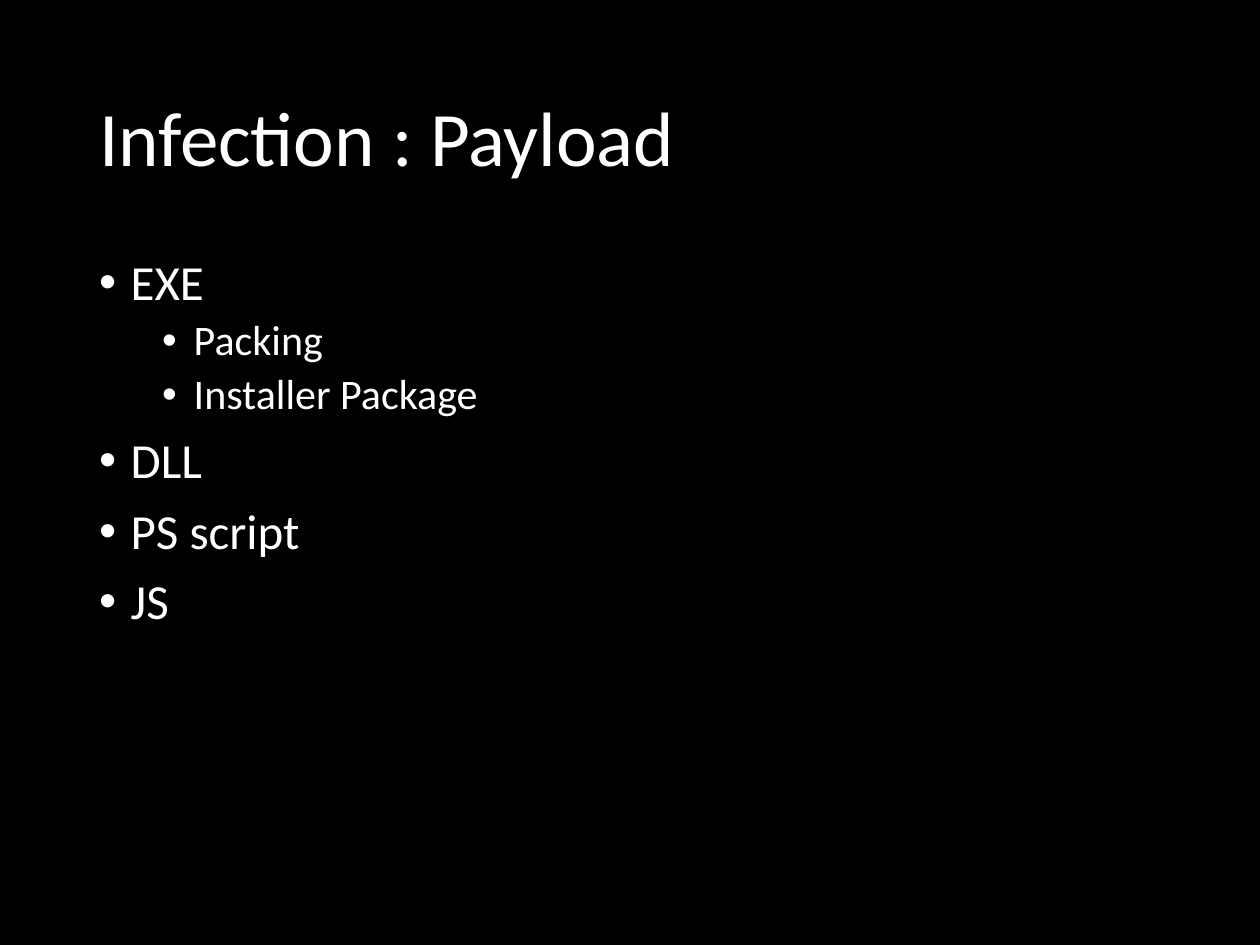
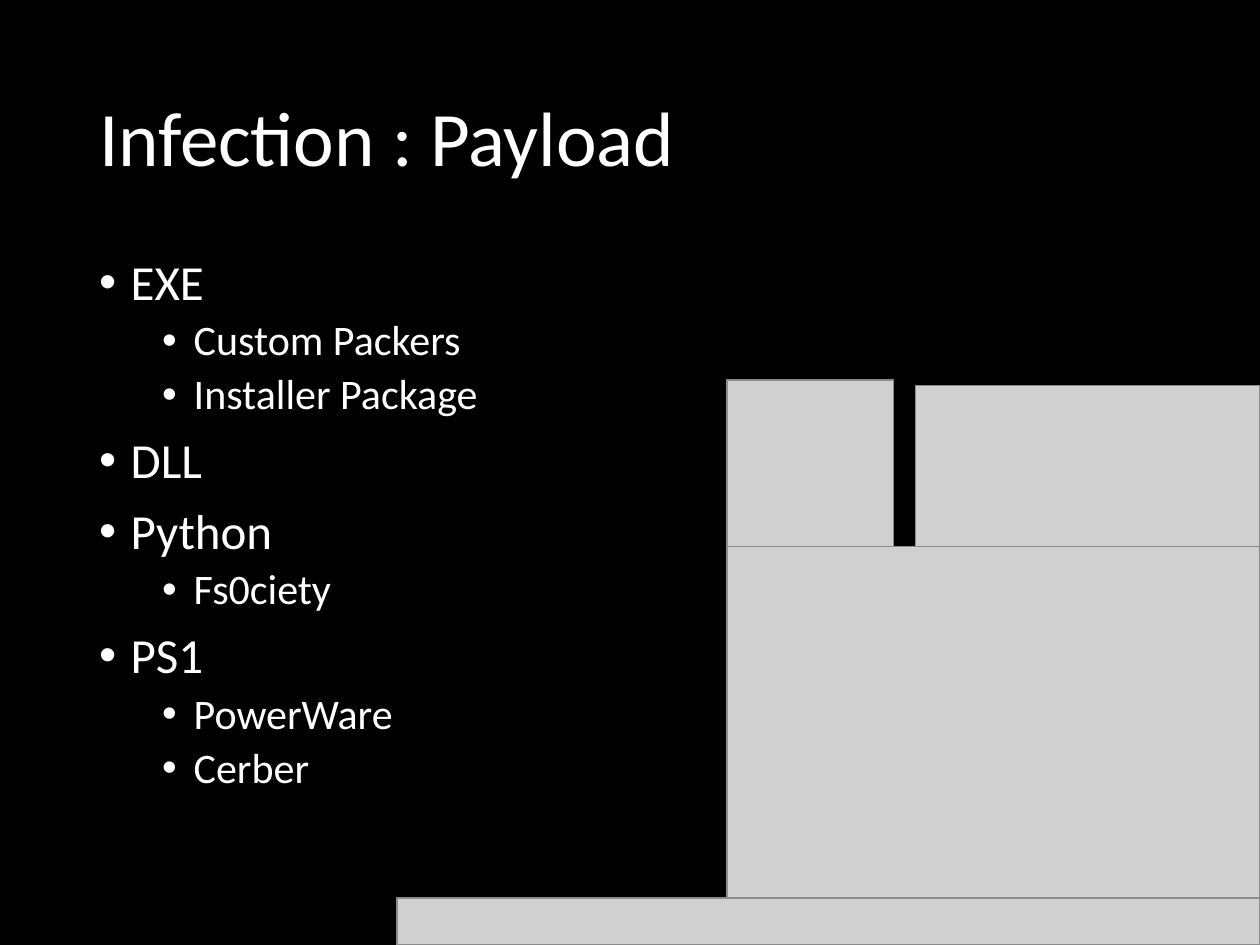
Before and after one commit to sunilkr/null-meet-slides, a slide deck: slide 17 of null-meet-pune-dec-2016-Ransomware-3E.pptx. Drawn at 1260x945 pixels with LibreOffice and Linux fonts; fonts in the diff are those of the drawing; grey boxes stand for pictures; background and template pictures are left out. Boxes give left, top, right and bottom in pixels: in the first picture for what was removed or moved away, otherwise in the second. Text is boxed around its words. In the diff, an @@ line names an element or a change of style, - is before the commit and + after.

```diff
--- a/null-meet-pune-dec-2016-Ransomware-3E.pptx
+++ b/null-meet-pune-dec-2016-Ransomware-3E.pptx
@@ text at [194, 325, 461, 356]: text changed @@
-  • Packing
+  • Custom Packers
@@ picture added at [727, 381, 893, 547] @@
@@ picture added at [916, 386, 1260, 551] @@
@@ text at [131, 515, 393, 784]: text changed; size 28 to 24 pt @@
-• PS script
-• JS
+• Python
+  • Fs0ciety
+• PS1
+  • PowerWare
+  • Cerber
@@ picture added at [727, 547, 1260, 898] @@
@@ picture added at [397, 898, 1260, 945] @@
```
Also in this commit, not shown: 4 other slides changed, 4 slides added, 3 slides removed.
